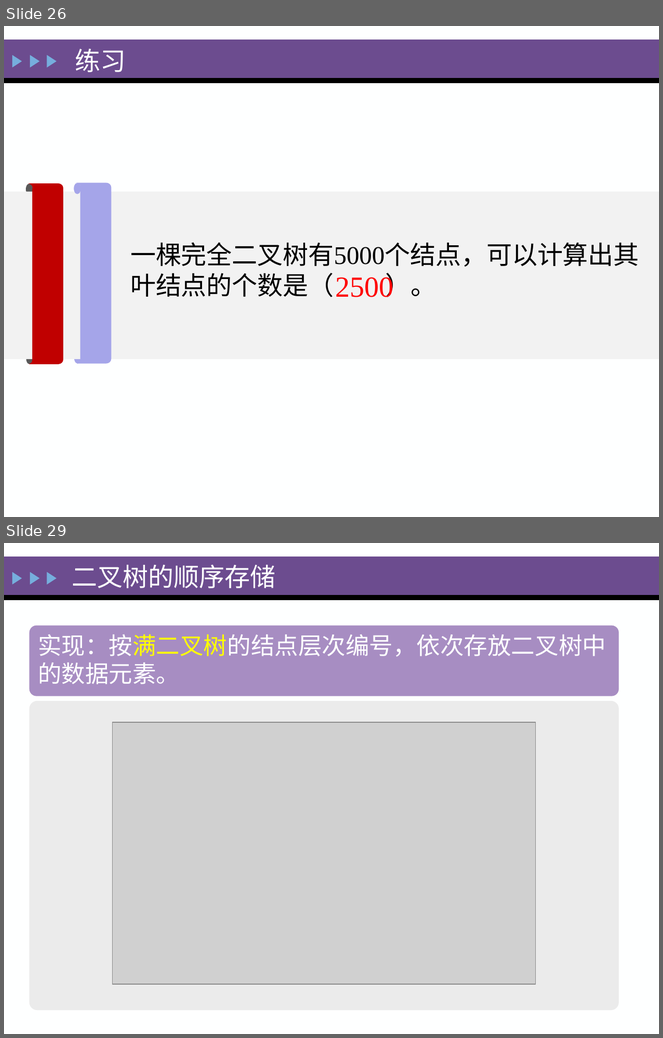
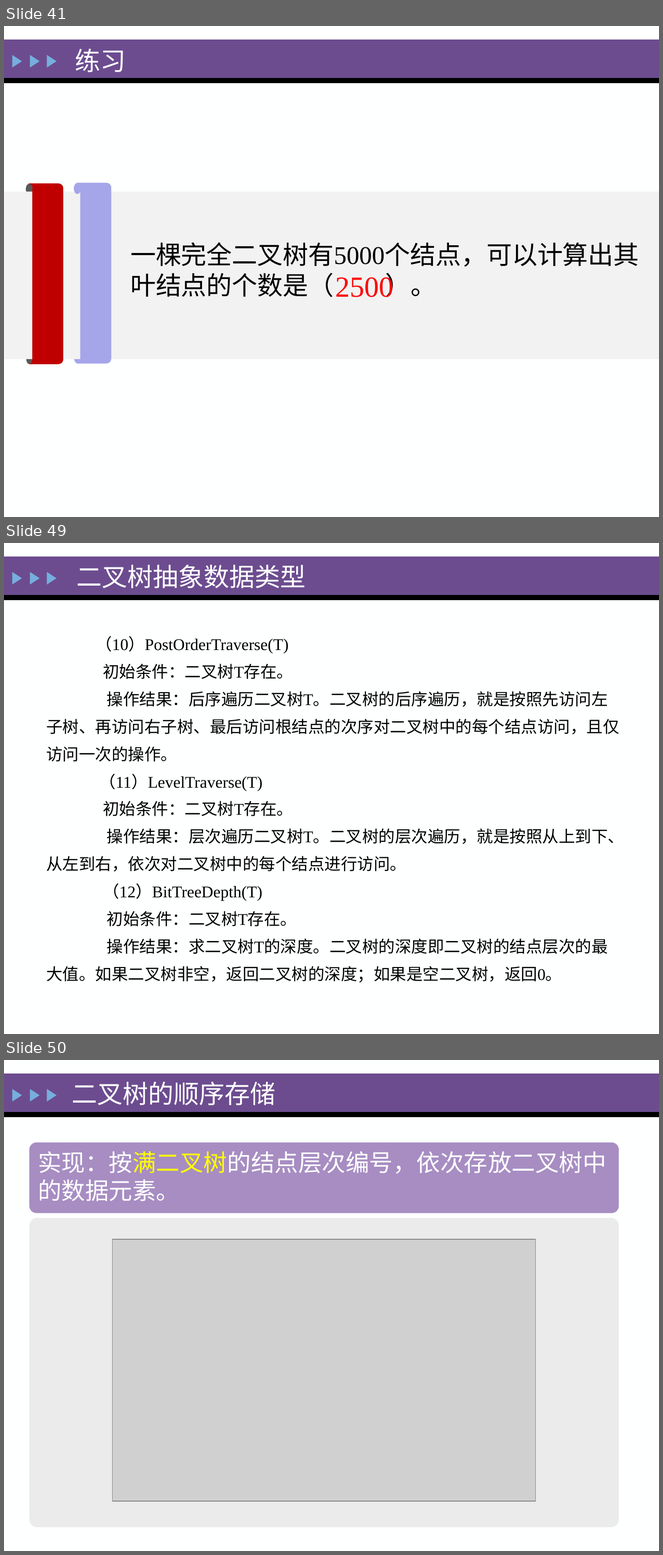
Before and after one commit to zeemeil/zeemeil.github.io, a slide deck: files/2025_1_DS/0402_DS_Tree.pptx. Shown one above the other, each under a label of ours: slides 26 and 29 before the commit, slides 41, 49 and 50 after it; the slides between them are not shown. The pictures are 663x1038 and 663x1555 pixels, drawn with LibreOffice and Linux fonts; fonts in the diff are those of the drawing; grey boxes stand for pictures. Boxes give left, top, right and bottom in pixels: in the first picture for what was removed or moved away, otherwise in the second. Text is boxed around its words. In the diff, an @@ line names an element or a change of style, - is before the commit and + after.

```diff
--- a/files/2025_1_DS/0402_DS_Tree.pptx
+++ b/files/2025_1_DS/0402_DS_Tree.pptx
@@ slide 49 added at bbox=[4, 543, 659, 1034], background #FEFFFF; not listed: 5 template elements that a slide beside it also shows @@
@@ title added at bbox=[77, 565, 306, 588], 28 pt, text #FEFFFF @@
+二叉树抽象数据类型
@@ text added at bbox=[46, 636, 625, 983], 18 pt, text #000000 @@
+（10）PostOrderTraverse(T)
+初始条件：二叉树T存在。
+操作结果：后序遍历二叉树T。二叉树的后序遍历，就是按照先访问左子树、再访问右子树、最后访问根结点的次序对二叉树中的每个结点访问，且仅访问一次的操作。
+（11）LevelTraverse(T)
+初始条件：二叉树T存在。
+操作结果：层次遍历二叉树T。二叉树的层次遍历，就是按照从上到下、从左到右，依次对二叉树中的每个结点进行访问。
+（12）BitTreeDepth(T)
+初始条件：二叉树T存在。
+操作结果：求二叉树T的深度。二叉树的深度即二叉树的结点层次的最大值。如果二叉树非空，返回二叉树的深度；如果是空二叉树，返回0。
@@ what was slide 26 is now slide 41 @@
@@ what was slide 29 is now slide 50 @@
```
Also in this commit, not shown: 2 slides changed, 37 other slides added, 7 other files.
